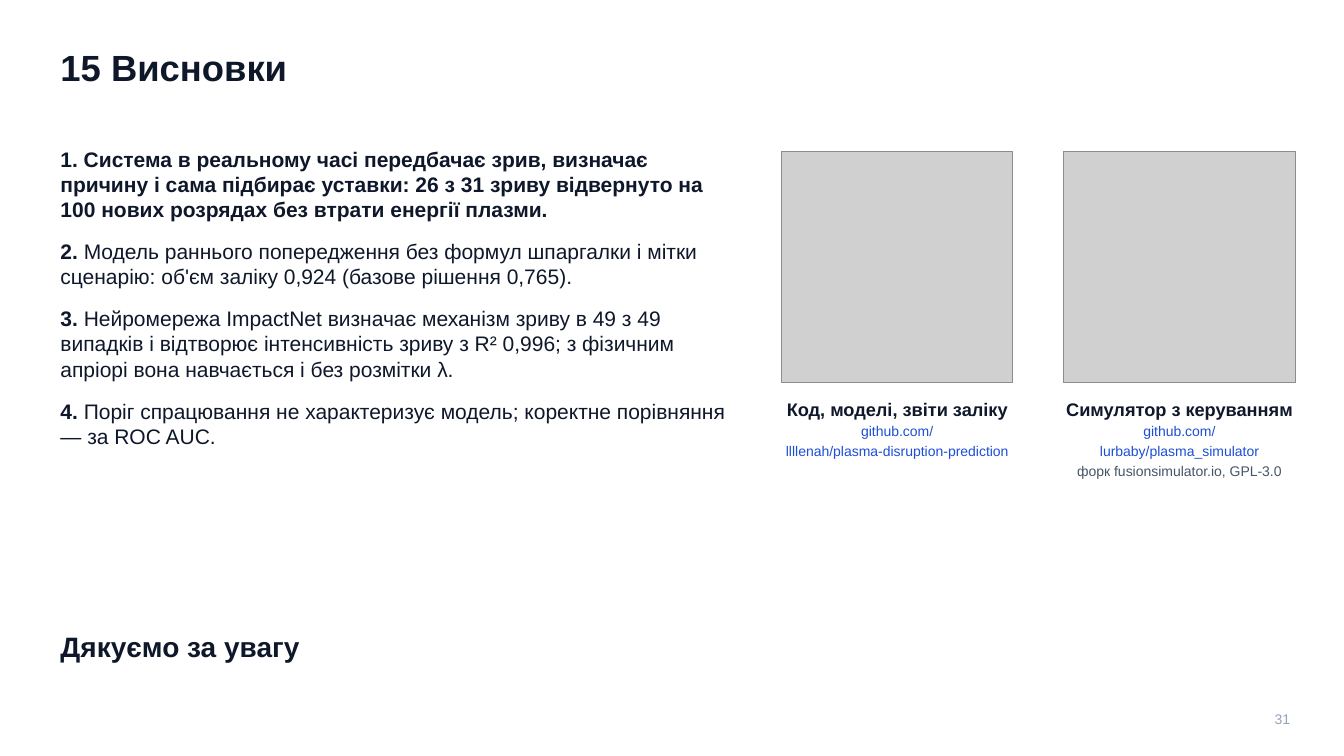
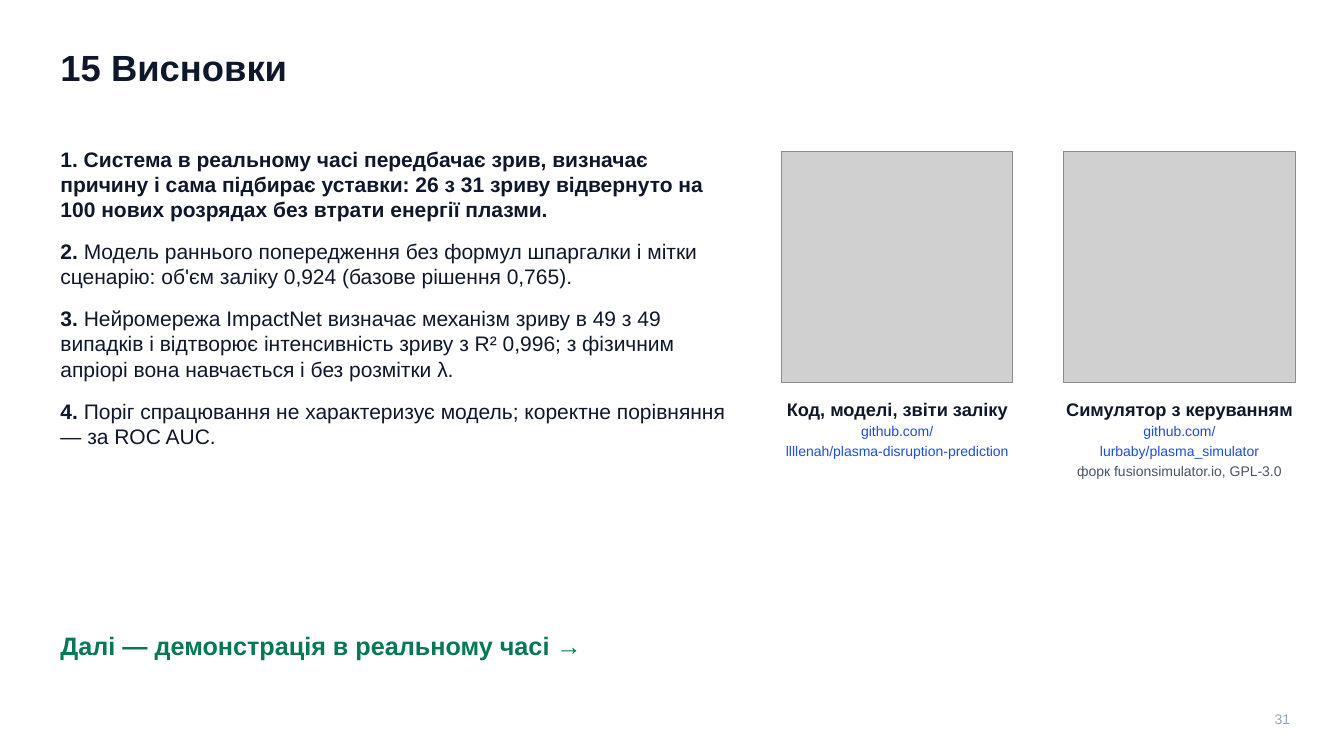
Before and after one commit to llllenah/plasma-disruption-prediction, a slide deck: slide 31 of docs/presentation.pptx. Drawn at 1344x756 pixels with LibreOffice and Linux fonts; fonts in the diff are those of the drawing; grey boxes stand for pictures. Boxes give left, top, right and bottom in pixels: in the first picture for what was removed or moved away, otherwise in the second. Text is boxed around its words. In the diff, an @@ line names an element or a change of style, - is before the commit and + after.

```diff
--- a/docs/presentation.pptx
+++ b/docs/presentation.pptx
@@ text at [60,636,550,660]: text changed; size 20 to 18 pt; text colour #0F172A to #047857 @@
-Дякуємо за увагу
+Далі — демонстрація в реальному часі →
```
Also in this commit, not shown: 1 slide added, 2 other files.
